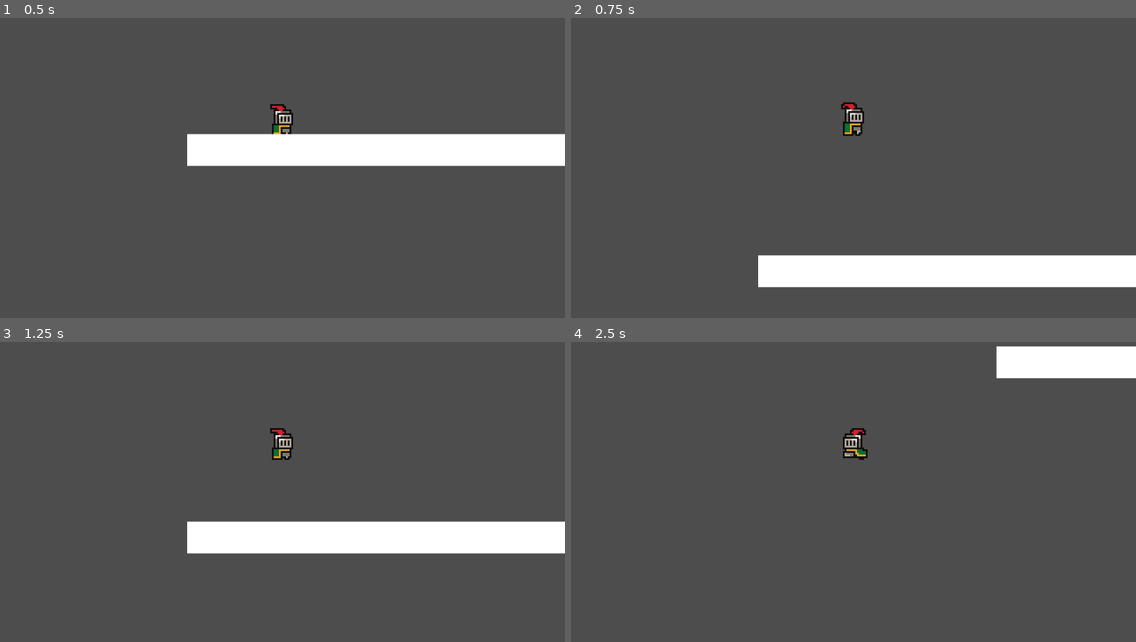
Above: before the commit, frames 1-4 (two rows, left to right).
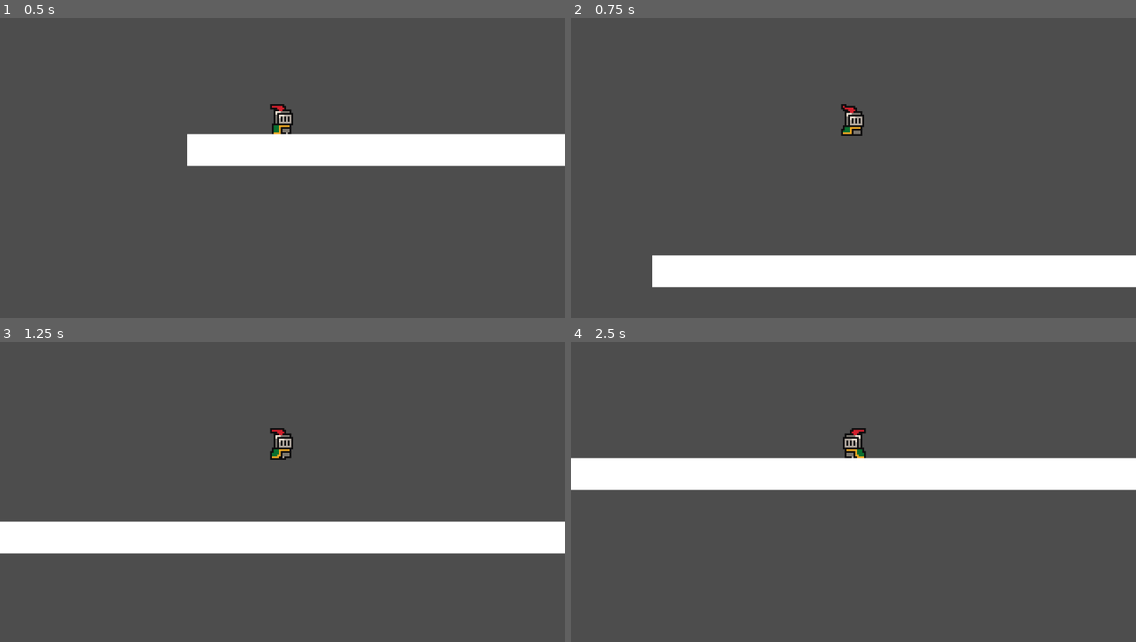
Above: after the commit, the same moments.

Repository: GabrielBolduc/420-TP2-Plateformer
Game: Godot game, scene res://scenes/world.tscn
Same seed, same stepped clock (60 frames per second), same inputs: the game is played once before the commit and once after it.
Inputs:
- Up to frame 1 (0.5 s): no input
- Up to frame 2 (0.75 s): tap Enter (ui_accept) at 0.5 s; hold D (Ui_right, bound only after the commit) from 0.53 s (still down)
- Up to frame 3 (1.25 s): keep holding D (Ui_right, bound only after the commit); tap Enter (ui_accept) at 0.77 s
- Up to frame 4 (2.5 s): tap Enter (ui_accept) at 1.52 s; release D (Ui_right, bound only after the commit) at 2.03 s; hold A (Ui_left) from 2.03 s (still down)

Frame 1 is identical in both runs. In frame 2, 2.3% of the frame differs, in the area x 14-52%, y 28-90%; in frame 3, 3.6%; in frame 4, 14%, in the area x 0-100%, y 1-50%.

Commit message:
Initial commit

Diff:
--- a/project.godot
+++ b/project.godot
@@ -36,7 +36,8 @@
 }
 Ui_right={
 "deadzone": 0.2,
-"events": []
+"events": [Object(InputEventKey,"resource_local_to_scene":false,"resource_name":"","device":-1,"window_id":0,"alt_pressed":false,"shift_pressed":false,"ctrl_pressed":false,"meta_pressed":false,"pressed":false,"keycode":0,"physical_keycode":68,"key_label":0,"unicode":100,"location":0,"echo":false,"script":null)
+]
 }
 
 [rendering]
--- a/scripts/player.gd
+++ b/scripts/player.gd
@@ -15,8 +15,6 @@
 	if Input.is_action_just_pressed("ui_accept") and is_on_floor():
 		velocity.y = JUMP_VELOCITY
 
-	# Get the input direction and handle the movement/deceleration.
-	# As good practice, you should replace UI actions with custom gameplay actions.
 	var direction := Input.get_axis("Ui_left", "Ui_right")
 	if direction:
 		velocity.x = direction * SPEED
